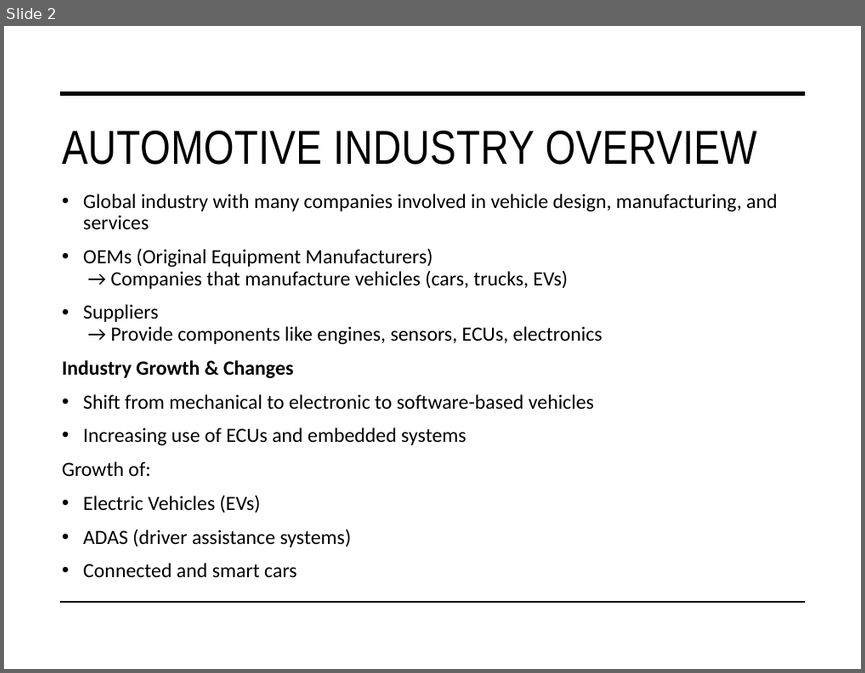
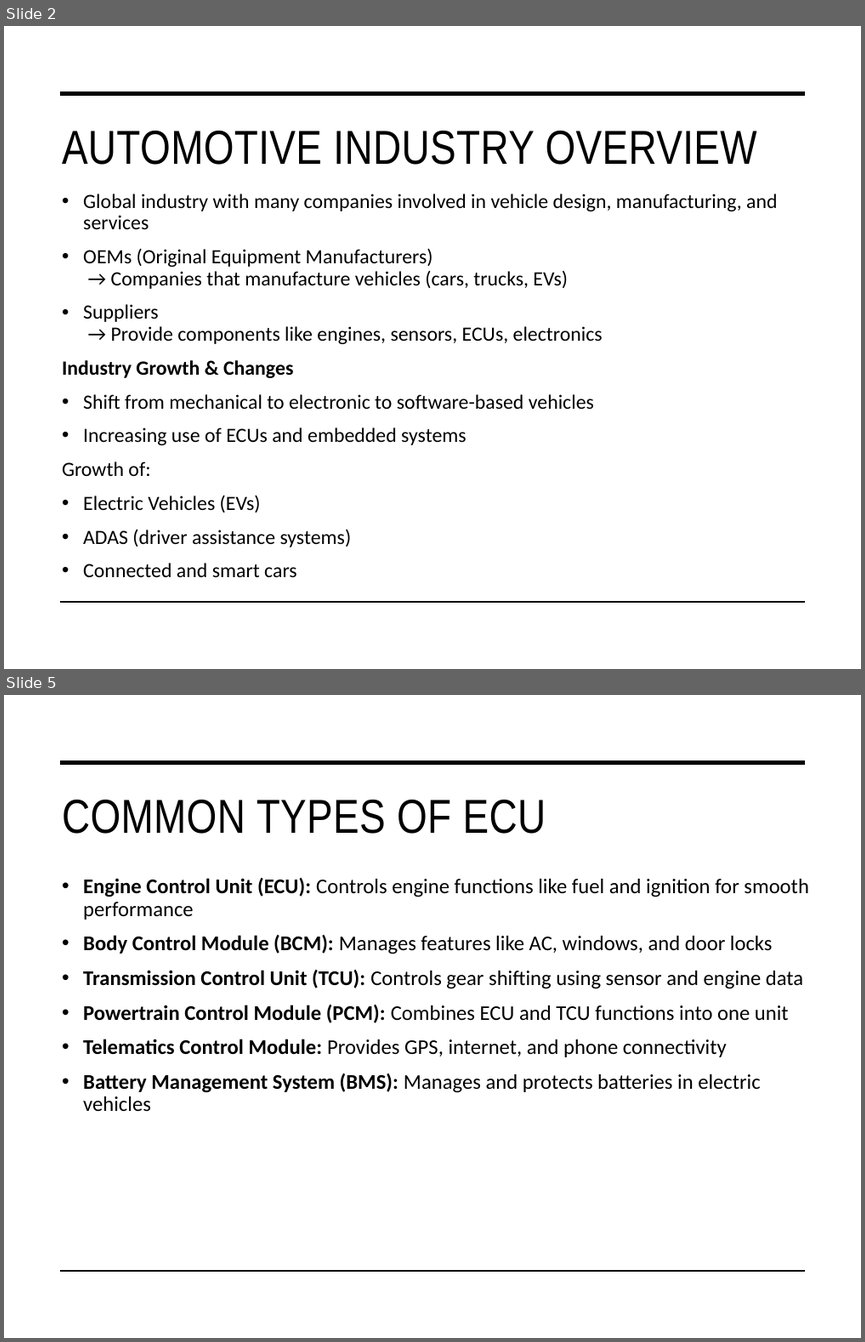
Before and after one commit to monalsutar/PPT, a slide deck: Basics_of_Automotive.pptx. Shown one above the other, each under a label of ours: slide 2 before the commit, slides 2 and 5 after it; the slides between them are not shown. The pictures are 865x673 and 865x1342 pixels, drawn with LibreOffice and Linux fonts; fonts in the diff are those of the drawing. Boxes give left, top, right and bottom in pixels: in the first picture for what was removed or moved away, otherwise in the second. Text is boxed around its words. In the diff, an @@ line names an element or a change of style, - is before the commit and + after.

```diff
--- a/Basics_of_Automotive.pptx
+++ b/Basics_of_Automotive.pptx
@@ slide 5 added at [4,695,861,1338], background #FFFFFF; not listed: 2 template elements that a slide beside it also shows @@
@@ title added at [62,800,546,834], 40 pt, text #000000 @@
+COMMON TYPES OF ECU
@@ text added at [83,878,809,1111], 17.6 pt, text #000000 @@
+• Engine Control Unit (ECU): Controls engine functions like fuel and ignition for smooth performance
+• Body Control Module (BCM): Manages features like AC, windows, and door locks
+• Transmission Control Unit (TCU): Controls gear shifting using sensor and engine data
+• Powertrain Control Module (PCM): Combines ECU and TCU functions into one unit
+• Telematics Control Module: Provides GPS, internet, and phone connectivity
+• Battery Management System (BMS): Manages and protects batteries in electric vehicles
```
Also in this commit, not shown: 6 slides changed, 4 other slides added, 2 slides removed, 1 other file.
